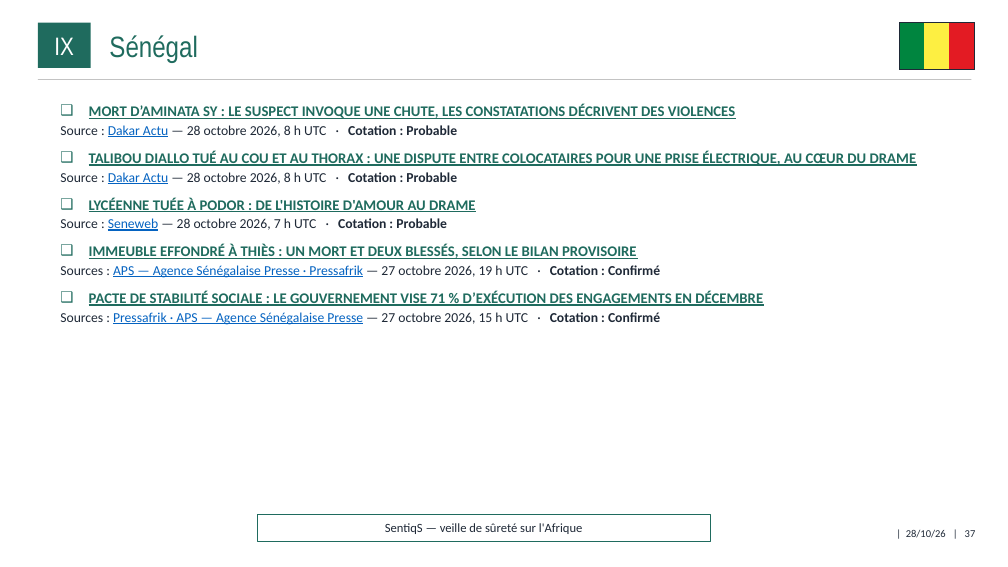
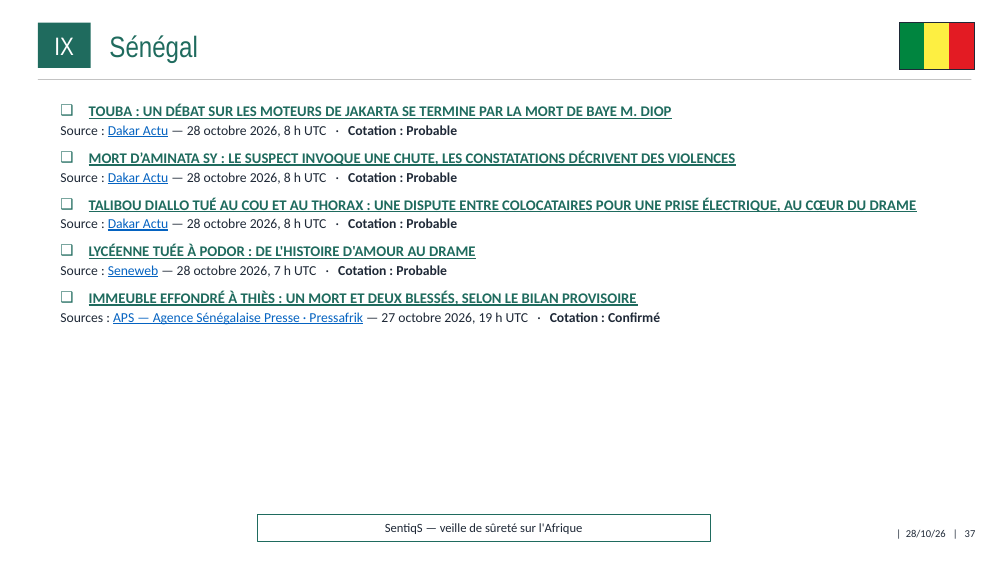
Before and after one commit to ytl1-ops/SentiqS, a slide deck: slide 37 of web/rapports/mensuel/2026-10.pptx. Drawn at 1008x567 pixels with LibreOffice and Linux fonts; fonts in the diff are those of the drawing. Boxes give left, top, right and bottom in pixels: in the first picture for what was removed or moved away, otherwise in the second. Text is boxed around its words. In the diff, an @@ line names an element or a change of style, - is before the commit and + after.

```diff
--- a/web/rapports/mensuel/2026-10.pptx
+++ b/web/rapports/mensuel/2026-10.pptx
@@ text at <box>60,104,672,137</box>: paragraphs added @@
+❑ TOUBA : UN DÉBAT SUR LES MOTEURS DE JAKARTA SE TERMINE PAR LA MORT DE BAYE M. DIOP
+  ▪ Source : Dakar Actu — 28 octobre 2026, 8 h UTC · Cotation : Probable
@@ text at <box>60,290,763,325</box>: paragraphs removed @@
-❑ PACTE DE STABILITÉ SOCIALE : LE GOUVERNEMENT VISE 71 % D’EXÉCUTION DES ENGAGEMENTS EN DÉCEMBRE
-  ▪ Sources : Pressafrik · APS — Agence Sénégalaise Presse — 27 octobre 2026, 15 h UTC · Cotation : Confirmé
```
Also in this commit, not shown: 14 other slides changed, 7 other files.
